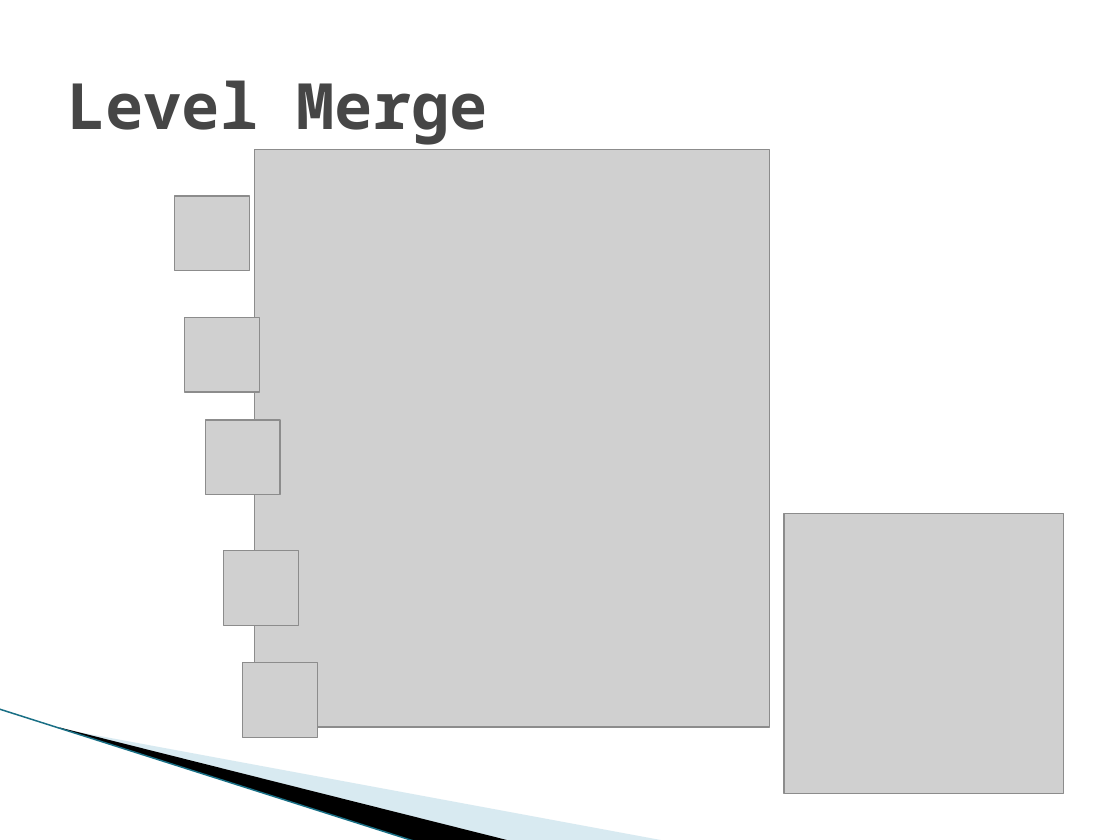
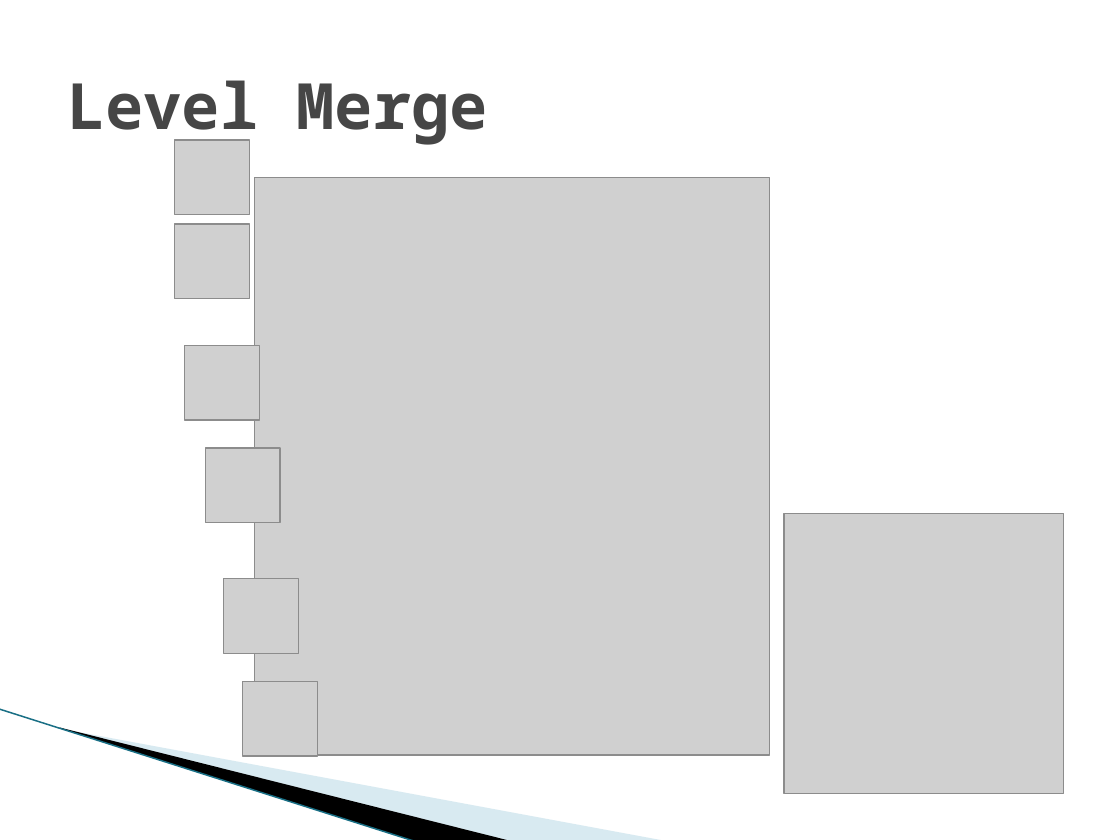
Before and after one commit to eyalw711/universal_style_transfer, a slide deck: slide 14 of ppt/Universal Style transfer via Feature Transform.pptx (slide 12 before the commit). Drawn at 1120x840 pixels with LibreOffice and Linux fonts; fonts in the diff are those of the drawing; grey boxes stand for pictures; background and template pictures are left out. Boxes give left, top, right and bottom in pixels: in the first picture for what was removed or moved away, otherwise in the second. Text is boxed around its words. In the diff, an @@ line names an element or a change of style, - is before the commit and + after.

```diff
--- a/ppt/Universal Style transfer via Feature Transform.pptx
+++ b/ppt/Universal Style transfer via Feature Transform.pptx
@@ picture added at [175,140,250,215] @@
@@ 5 pictures: place and size @@
-5 pictures at [175,149,769,727]
+5 pictures at [175,177,769,755]
@@ picture: place and size @@
-picture at [243,663,318,738]
+picture at [243,681,318,756]
```
Also in this commit, not shown: 3 other slides changed, 2 slides added.
